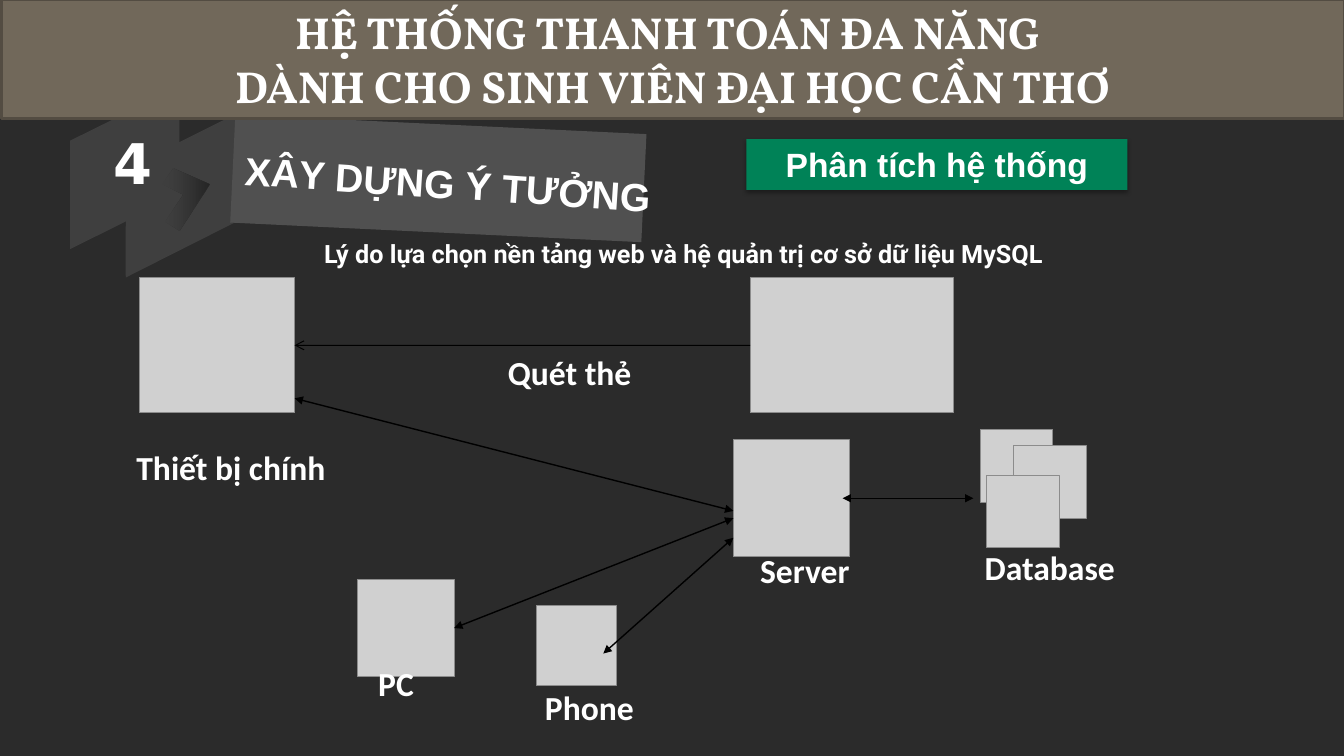
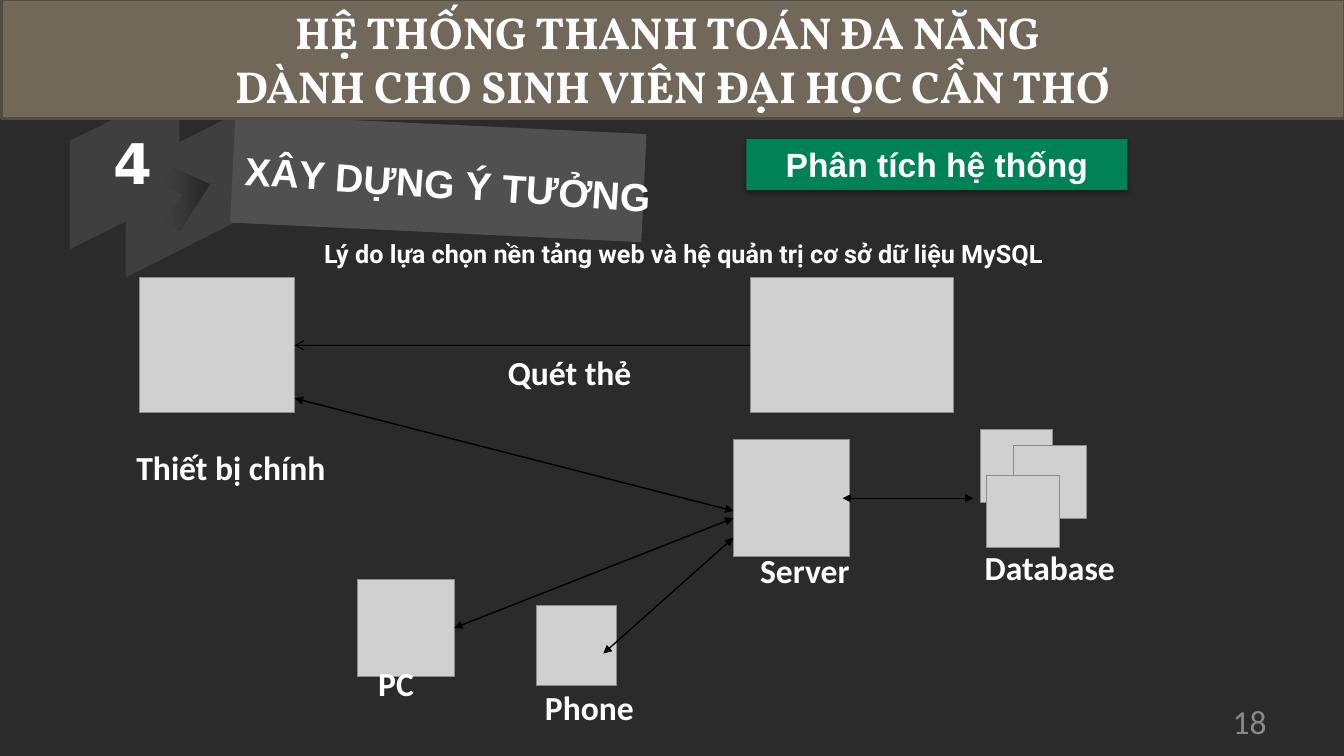
Before and after one commit to iblisbuu/TSV2018-26, a slide deck: slide 18 of documents/Thuyettrinh.pptx. Drawn at 1344x756 pixels with LibreOffice and Linux fonts; fonts in the diff are those of the drawing; grey boxes stand for pictures; background and template pictures are left out; a plain dark background stands for a picture behind light text. Boxes give left, top, right and bottom in pixels: in the first picture for what was removed or moved away, otherwise in the second. Text is boxed around its words. In the diff, an @@ line names an element or a change of style, - is before the commit and + after.

```diff
--- a/documents/Thuyettrinh.pptx
+++ b/documents/Thuyettrinh.pptx
@@ page number added at box(1233, 711, 1267, 734), 24 pt, text #898989 @@
+18
```
Also in this commit, not shown: 27 other slides changed, 5 other files.
